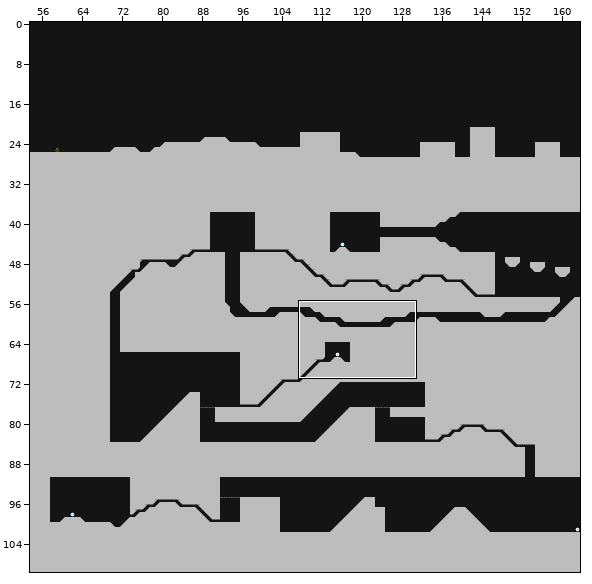
Tiled map: ld35-allturdbeast/data/testmap.tmx. The first picture is a wide view before the edit; the outline marks the close-up.
Close-up. As it was:
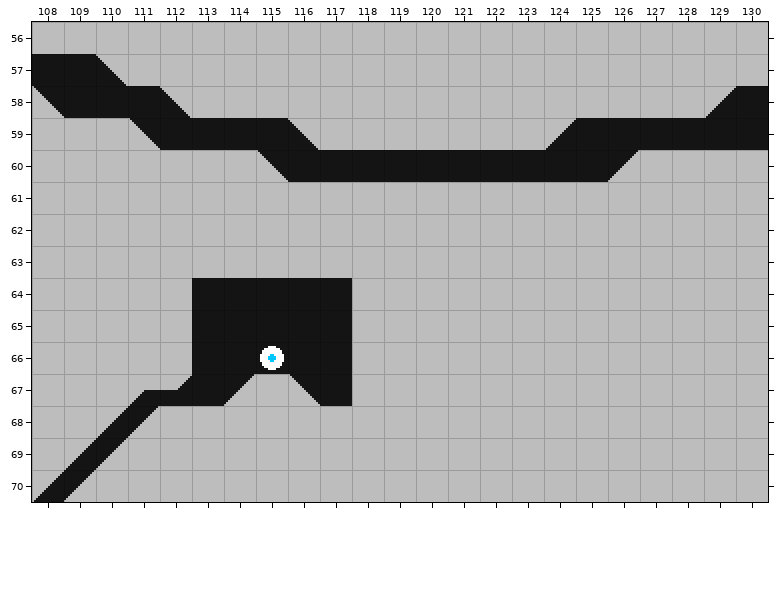
Cells are 16x16 px. Shown: x 108..130, y 56..70. The commit also changed other parts of the map, which this record leaves out.
The result:
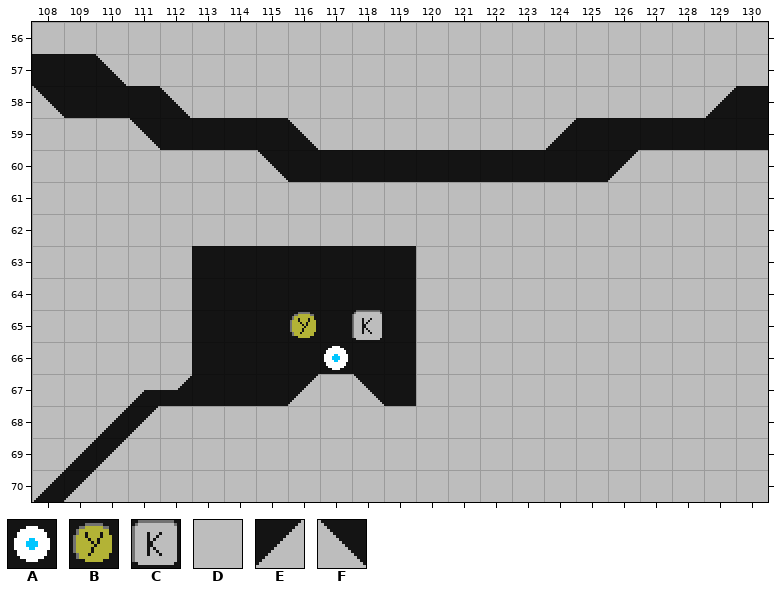
Key: from "Base": A 3, B 8, C 14, D 16, E 32, F 33.
_ is an empty cell.
Changes in this commit:
Layer "Ground":
The author put tile B in row 65 at x 116.
Tile D becomes tile C in row 65 at x 118.
The author put tile D in row 67 at x 117.
Tile F becomes tile E in row 67 at x 116.
Tile D becomes tile F in row 67 at x 118.
Tile D is gone in row 63 at x 113 to 119; in row 64 at x 118 to 119; in row 65 at x 119; in row 66 at x 118 to 119; in row 67 at x 115 and 119.
Tile E is gone in row 67 at x 114.
Layer "Controls":
The author put tile A in row 66 at x 117.
Tile A is gone in row 66 at x 115.
Boxes around the changes in both close-ups, in picture pixels (x1, y1, x2, y2):
changed: (192, 246, 416, 406)
